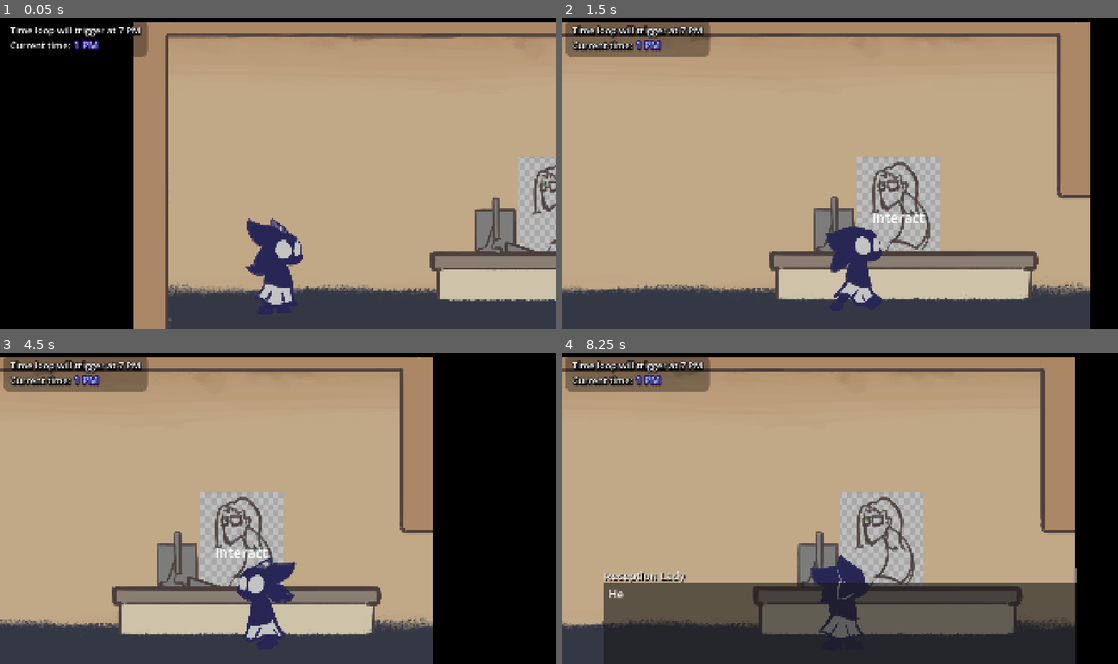
Above: before the commit, frames 1-4 (two rows, left to right).
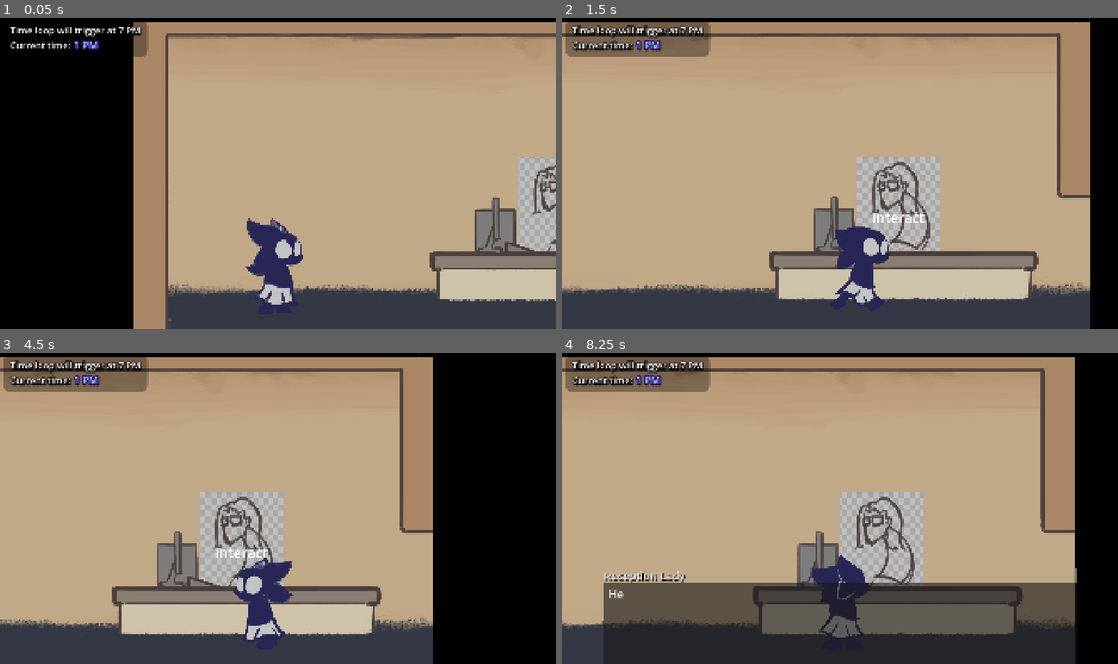
Above: after the commit, the same moments.

Repository: FlooferLand/timeloop-game
Game: Godot game, scene res://levels/the_building/the_building.tscn
Same seed, same stepped clock (60 frames per second), same inputs: the game is played once before the commit and once after it.
Inputs (mouse positions are in pixels of both pictures, inside the frame that each line leads up to):
- Up to frame 1 (0.05 s): no input
- Up to frame 2 (1.5 s): move the mouse to (962, 157) at 0.52 s; hold Shift (sprint) 0.53-1.28 s; hold D (walk_right) from 0.53 s (still down); click (962, 157) at 0.67 s; move the mouse to (728, 189) at 1.27 s; tap Space (advance_dialog) at 1.35 s
- Up to frame 3 (4.5 s): tap Shift (sprint) at 1.55, 2.85 s; move the mouse to (333, 440) at 2.02 s; release D (walk_right) at 2.03 s; hold A (walk_left) 2.03-2.78 s; hold Shift (sprint) 2.03-2.78 s; tap E (interact) at 2.1 s; tap Enter at 2.75, 4.25 s; move the mouse to (278, 573) at 2.77 s; hold D (walk_right) 2.78-4.28 s; click (278, 573) at 2.92 s; tap Space (advance_dialog) at 3.5, 4.35 s; move the mouse to (278, 623) at 3.52 s; hold Shift (sprint) 3.53-4.28 s; click (278, 623) at 3.67 s; hold A (walk_left) from 4.28 s (still down); click (278, 623) at 4.42 s
- Up to frame 4 (8.25 s): tap Shift (sprint) at 4.55, 5.85, 7.55 s; move the mouse to (867, 508) at 5.02 s; release A (walk_left) at 5.03 s; hold D (walk_right) 5.03-5.78 s; hold Shift (sprint) 5.03-5.78 s; tap E (interact) at 5.1, 8.1 s; click (867, 508) at 5.17 s; tap Space (advance_dialog) at 5.75, 7.35, 8 s; move the mouse to (756, 430) at 5.77 s; hold A (walk_left) 5.78-7.28 s; tap Enter at 6.5 s; move the mouse to (962, 492) at 6.52 s; hold Shift (sprint) 6.53-7.28 s; move the mouse to (728, 524) at 7.27 s; hold D (walk_right) from 7.28 s (still down); click (728, 524) at 7.42 s; move the mouse to (895, 440) at 8.02 s; hold Shift (sprint) from 8.03 s (still down)

The runs differ from the first frame. In frame 2, 0.8% of the frame differs, in the area x 47-59%, y 66-93%; in frame 3, 0.4%; in frame 4, less than 0.1%.

Commit message:
Add body tilt to player

Diff:
--- a/entities/player/Player.tscn
+++ b/entities/player/Player.tscn
@@ -18,11 +18,11 @@
 footstep_comp = NodePath("FootstepComponent")
 
 [node name="Sprite" type="AnimatedSprite2D" parent="."]
-position = Vector2(-8, 32)
+position = Vector2(-4.76837e-07, 1.90735e-06)
 scale = Vector2(0.8, 0.8)
 sprite_frames = ExtResource("1_mab2k")
 animation = &"idle"
-offset = Vector2(0, -250)
+offset = Vector2(-10, -210)
 
 [node name="Collision" type="CollisionShape2D" parent="."]
 position = Vector2(0, -128)
--- a/entities/player/player.gd
+++ b/entities/player/player.gd
@@ -68,6 +68,11 @@
 		facing = Facing.Right
 		change_direction.emit(facing)
 
+	# Body tilt
+	var body_tilt_amount := 0.03 if not sprinting else 0.05
+	var body_tilt := (PI * body_tilt_amount if walking else 0.0) * (1.0 if facing == Facing.Right else -1.0)
+	sprite.rotation = lerp(sprite.rotation, body_tilt, (4.0 if walking else 20.0) * delta)
+
 func _physics_process(delta: float) -> void:
 	var motion := Vector2.ZERO
 
